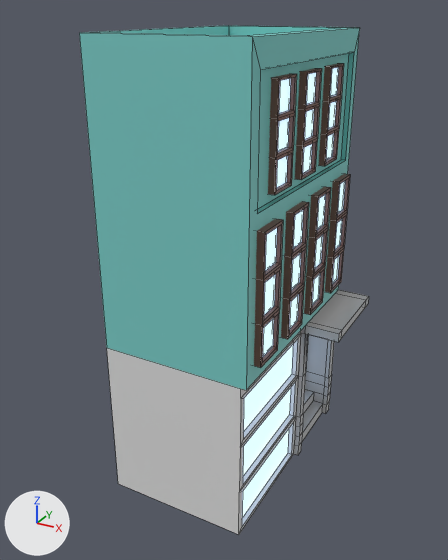
The FBX model Assets/3dmodels/House 3.2.fbx as it was, and as the next commit left it.
The view is the same before and after, from a camera (50 mm lens) standing at (-11.39, -131.02, 18.08) and looking at (-22.19, -111.4, 8.27). The axes (+X, +Y, +Z) are drawn at lower left. The lights are the same throughout. The older version comes first. Mesh edges are drawn as thin lines. Where no turn or scale is listed for an object, it has been applied to the vertices.

In view in the first picture: 'House 3.003'.
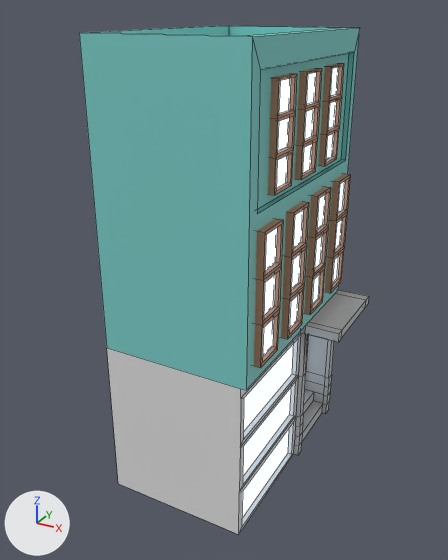
Location of each change, [x1, y1, x2, y2] in pixels of the pictures (448 x 560 px):
'House 3.003', recoloured: [239, 61, 350, 522] in both

What the commit changed:
Material 'Çerçeve' (mat_çerçeve) changes colour from brown #795448 to brown #bf8b6d; in linear values from (0.191, 0.0887, 0.0648) to (0.521, 0.258, 0.153).
In material 'Cam' (mat_cam), emission_color goes from (0.405, 0.654, 1.0) (blue #abd3ff) to (0.598, 0.807, 1.0) (blue #cbe8ff).
